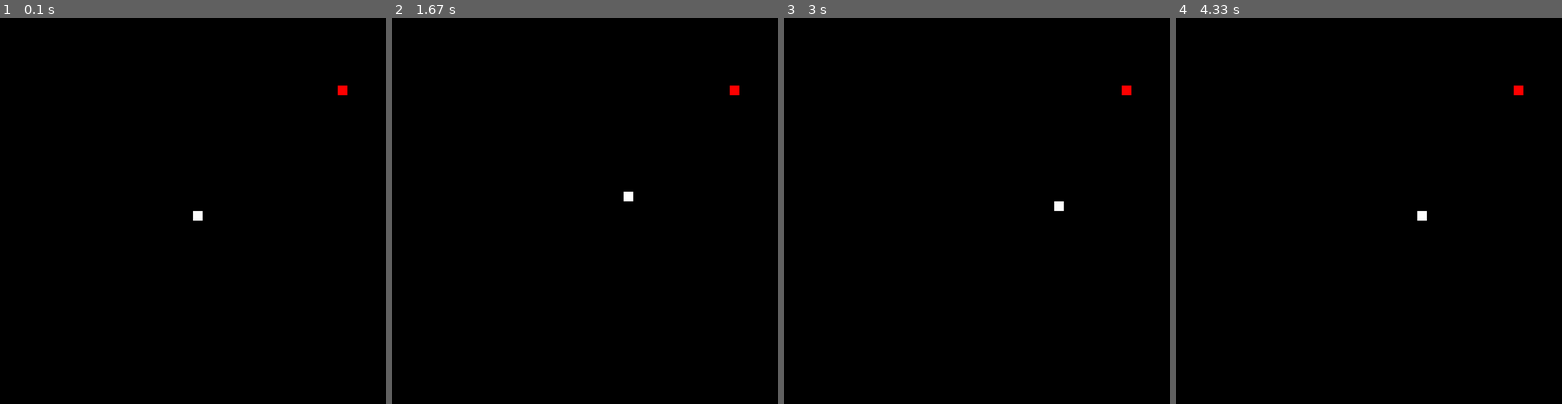
Above: before the commit, frames 1-4 (left to right).
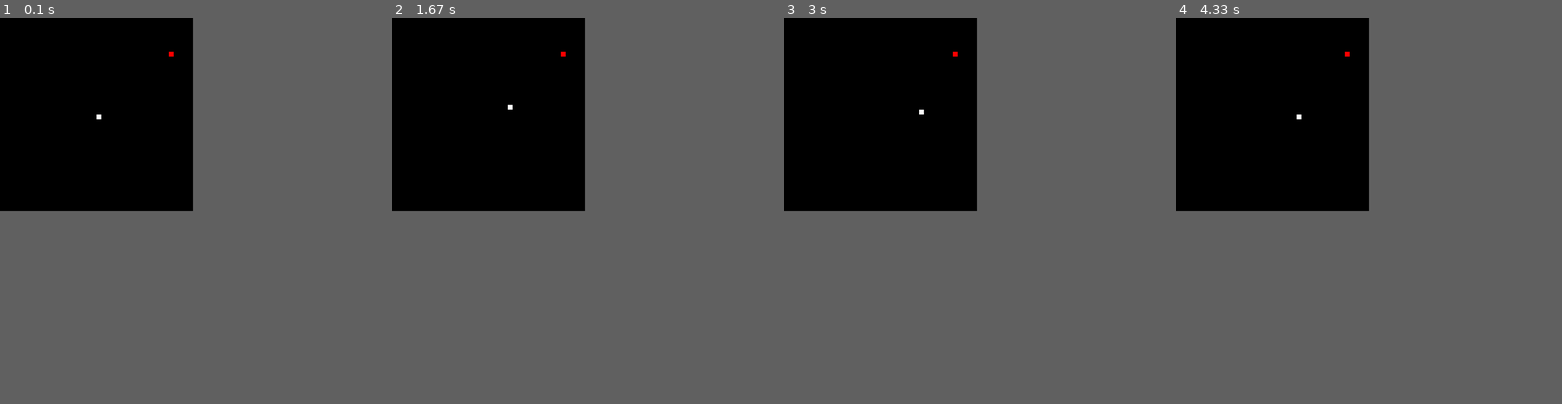
Above: after the commit, the same moments.

Repository: mrjovi91/pygame-snake
Game: pygame game, started from main.py
The game is run twice, just before and just after one commit, with the same random seed, the same clock (stepped at 60 frames per second) and the same inputs.
Inputs:
- Up to frame 1 (0.1 s): no input
- Up to frame 2 (1.67 s): hold W 0.83-1.32 s; hold D from 1.35 s (still down)
- Up to frame 3 (3 s): release D at 1.95 s; hold S from 2.67 s (still down)
- Up to frame 4 (4.33 s): release S at 3.35 s; hold A 3.38-4.08 s; hold W from 4.12 s (still down)
The window is 900x900 before the commit and 450x450 after it. Grey fills any space a smaller window leaves; there, only what the larger window draws over its background counts as a difference.

The runs differ from the first frame. In frame 1, 0.2% of the frame differs, in the area x 25-90%, y 8-53%; in frame 2, 0.2%, in the area x 30-90%, y 8-48%; in frame 3, 0.2%; in frame 4, 0.2%.

Commit message:
Change default display size

Diff:
--- a/controllers/snake_game_controller.py
+++ b/controllers/snake_game_controller.py
@@ -30,7 +30,7 @@
 
         self.determine_new_food()
 
-        self._display = SnakeGameWindow(self._game, "Snake Game", 1200, 1200, self.rows, self.columns)
+        self._display = SnakeGameWindow(self._game, "Snake Game", 600, 600, self.rows, self.columns)
 
     def determine_new_food(self):
         while True:
